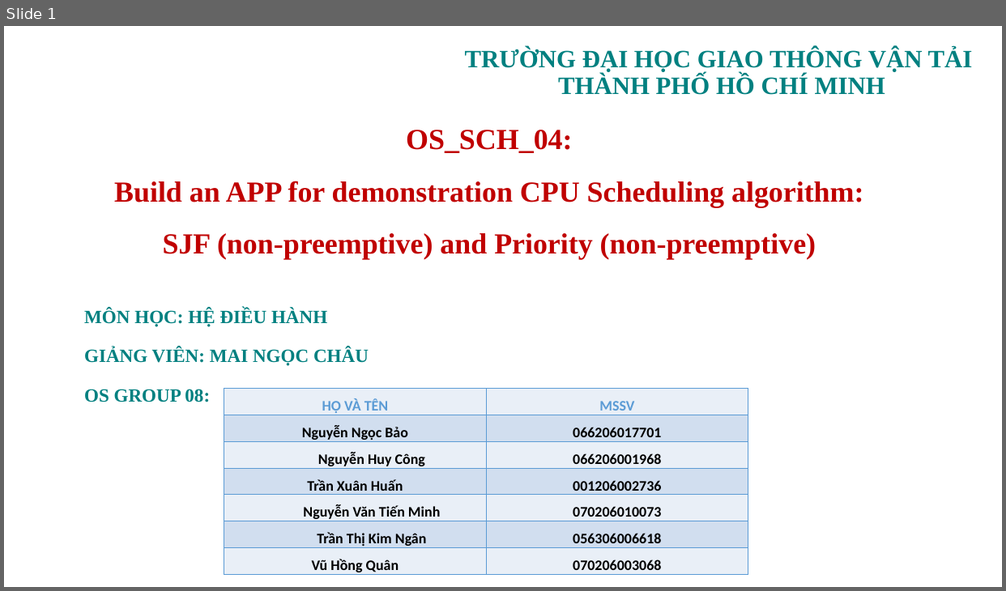
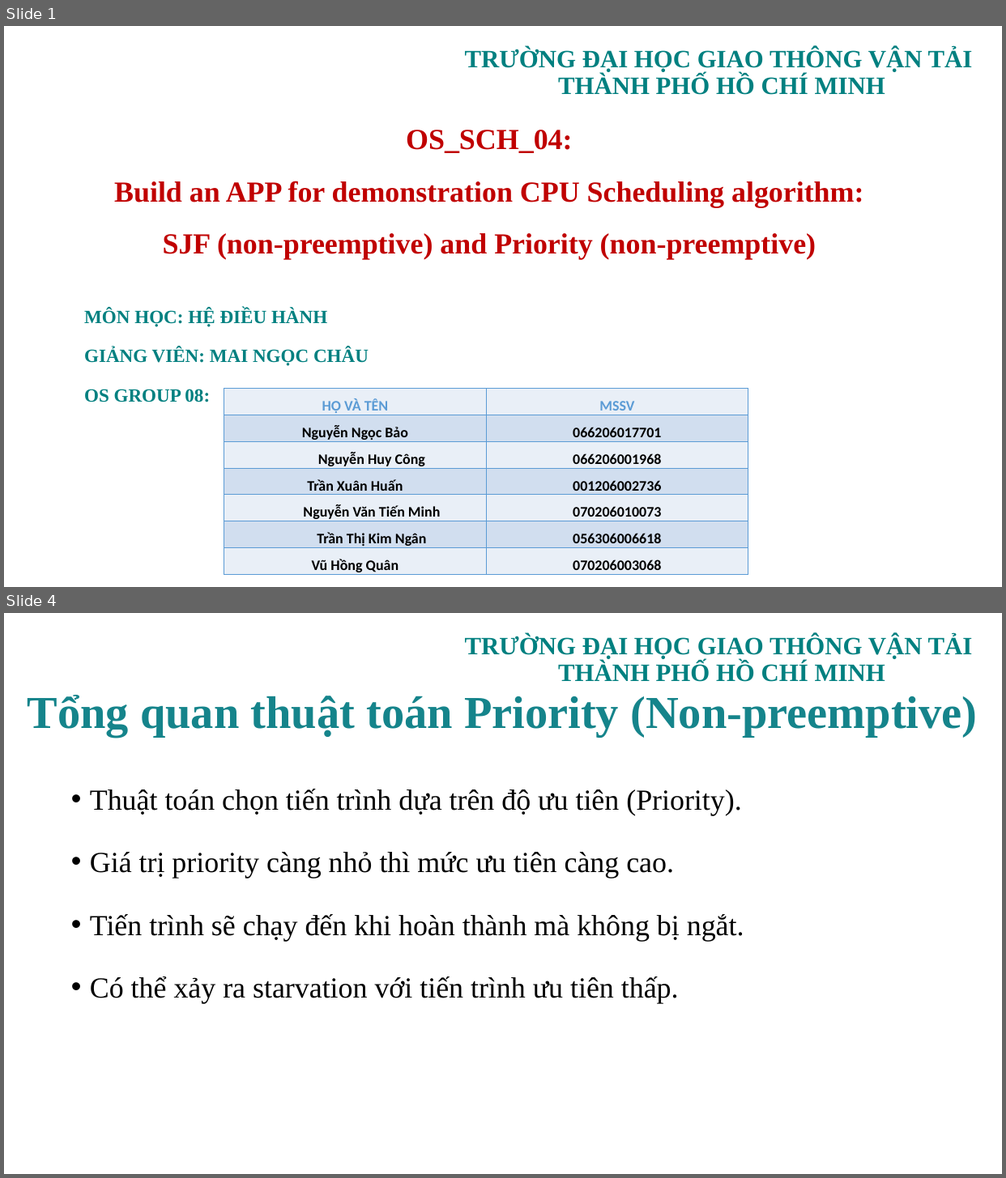
Before and after one commit to tkimngan040/OS_Group08_OS_SCH_04, a slide deck: PPTX/OS_SCH_04_GROUP08.pptx. Shown one above the other, each under a label of ours: slide 1 before the commit, slides 1 and 4 after it; the slides between them are not shown. The pictures are 1006x591 and 1006x1178 pixels, drawn with LibreOffice and Linux fonts; fonts in the diff are those of the drawing; background and template pictures are left out. Boxes give left, top, right and bottom in pixels: in the first picture for what was removed or moved away, otherwise in the second. Text is boxed around its words. In the diff, an @@ line names an element or a change of style, - is before the commit and + after.

```diff
--- a/PPTX/OS_SCH_04_GROUP08.pptx
+++ b/PPTX/OS_SCH_04_GROUP08.pptx
@@ slide 4 added at box(4, 613, 1002, 1174), background picture (left out); not listed: 1 template element that a slide beside it also shows @@
@@ title added at box(27, 695, 977, 737), 44 pt, text #15848B, bold @@
+Tổng quan thuật toán Priority (Non-preemptive)
@@ text added at box(90, 789, 744, 1004), 28 pt, text #000000 @@
+• Thuật toán chọn tiến trình dựa trên độ ưu tiên (Priority).
+• Giá trị priority càng nhỏ thì mức ưu tiên càng cao.
+• Tiến trình sẽ chạy đến khi hoàn thành mà không bị ngắt.
+• Có thể xảy ra starvation với tiến trình ưu tiên thấp.
@@ page number added at box(710, 1133, 934, 1163), 12 pt, text #FFFFFF @@
+4
```
Also in this commit, not shown: 1 slide changed, 11 other slides added, 19 slides removed.
